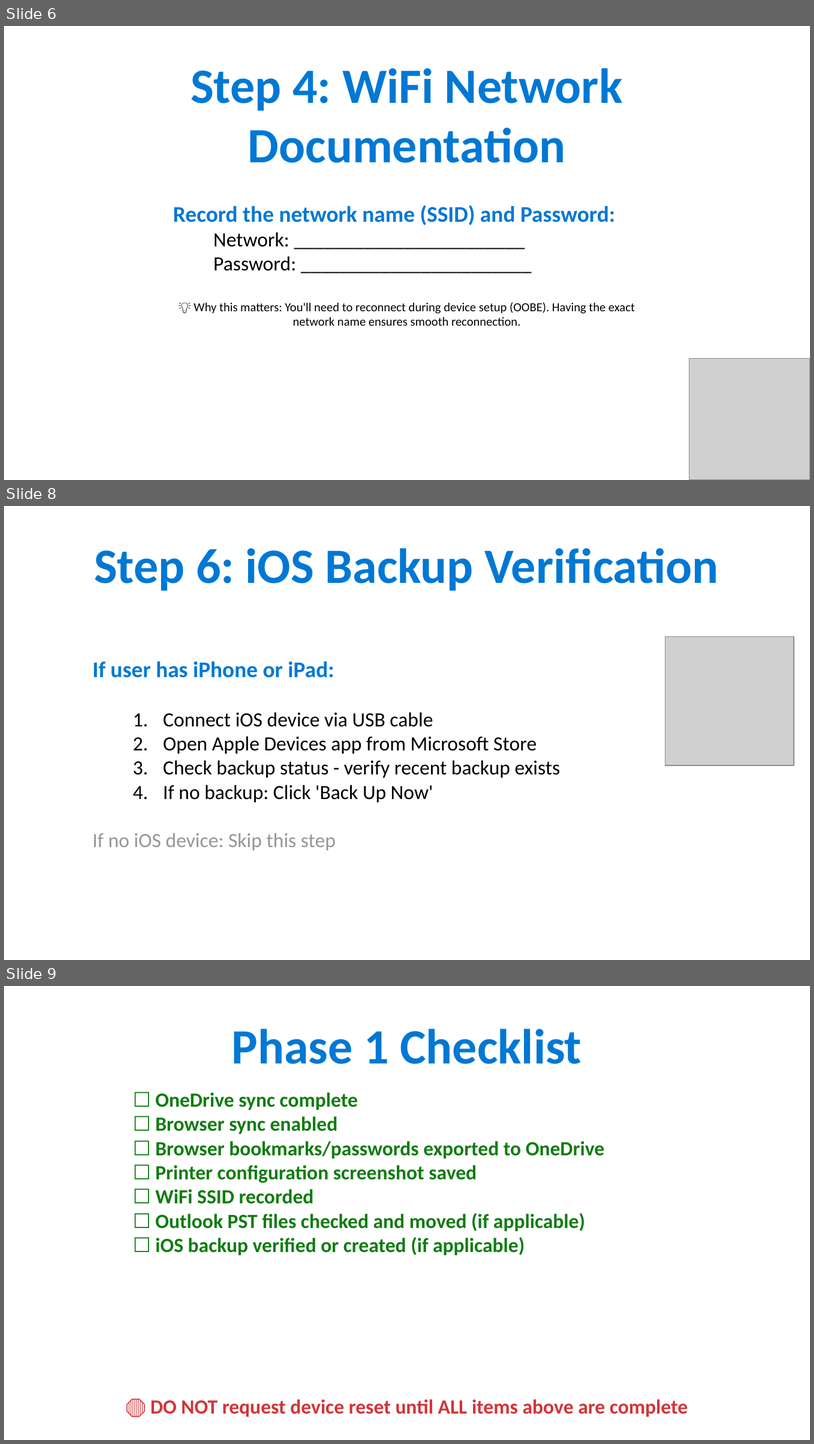
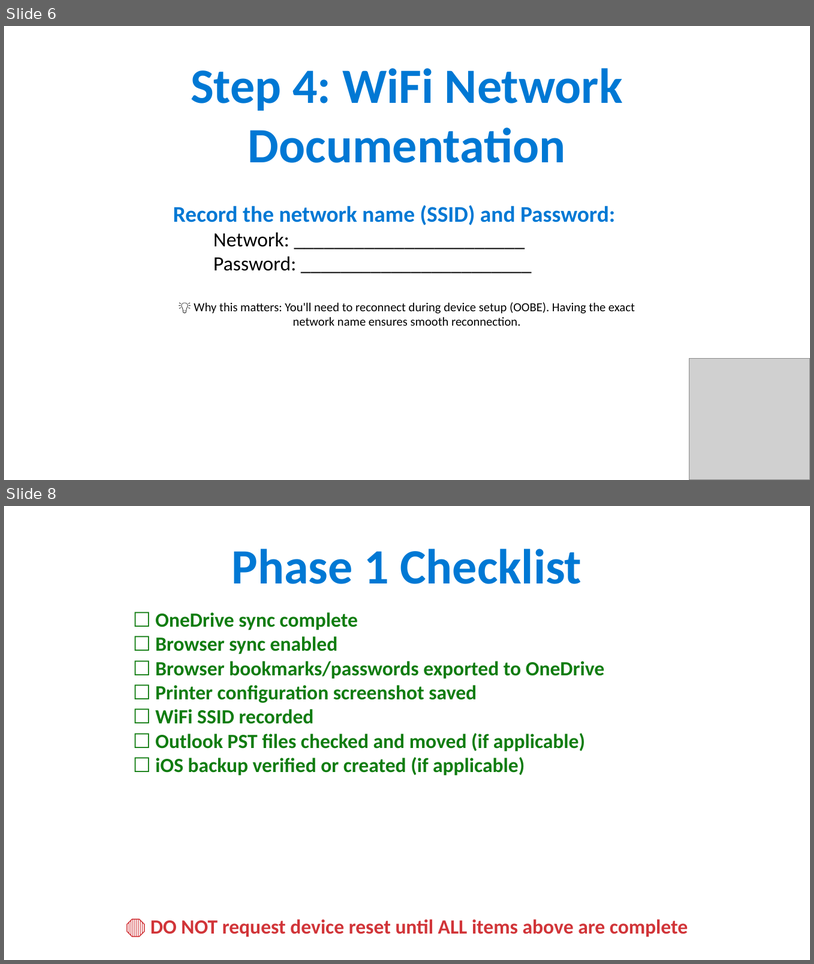
Before and after one commit to ipsghonline/tmp, a slide deck: presentation/Phase1-Backup-Guide.pptx. Shown one above the other, each under a label of ours: slides 6, 8 and 9 before the commit, slides 6 and 8 after it; the slides between them are not shown. The pictures are 814x1444 and 814x964 pixels, drawn with LibreOffice and Linux fonts; fonts in the diff are those of the drawing; grey boxes stand for pictures. Boxes give left, top, right and bottom in pixels: in the first picture for what was removed or moved away, otherwise in the second. Text is boxed around its words. In the diff, an @@ line names an element or a change of style, - is before the commit and + after.

```diff
--- a/presentation/Phase1-Backup-Guide.pptx
+++ b/presentation/Phase1-Backup-Guide.pptx
@@ slide 8 removed at box(4, 506, 810, 960), background #FFFFFF @@
@@ text removed at box(94, 548, 719, 591) @@
-Step 6: iOS Backup Verification
@@ picture removed at box(665, 637, 794, 766) @@
@@ text removed at box(93, 661, 561, 850) @@
-If user has iPhone or iPad:
-  1. Connect iOS device via USB cable
-  2. Open Apple Devices app from Microsoft Store
-  3. Check backup status - verify recent backup exists
-  4. If no backup: Click 'Back Up Now'
-If no iOS device: Skip this step
@@ what was slide 9 is now slide 8 @@
```
Also in this commit, not shown: 1 slide changed.
